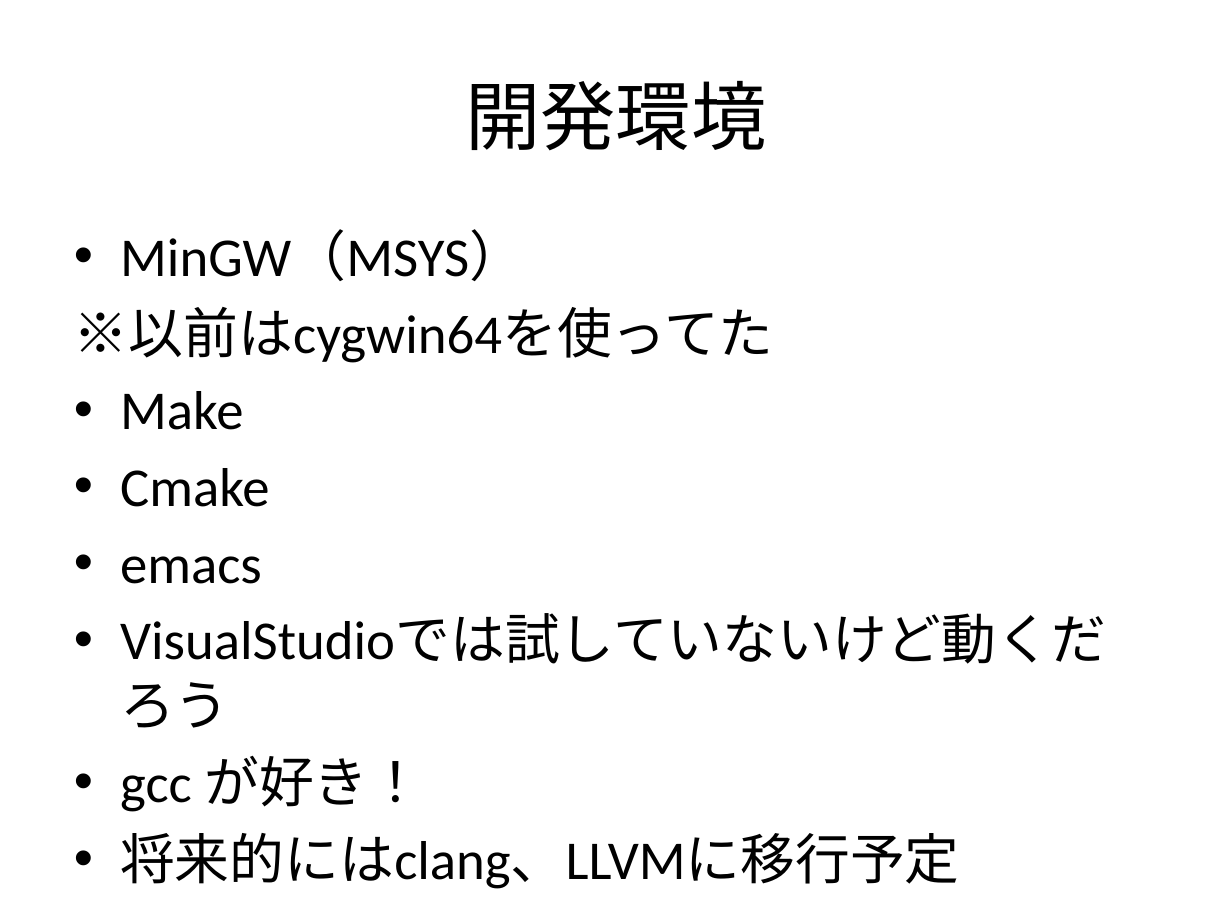
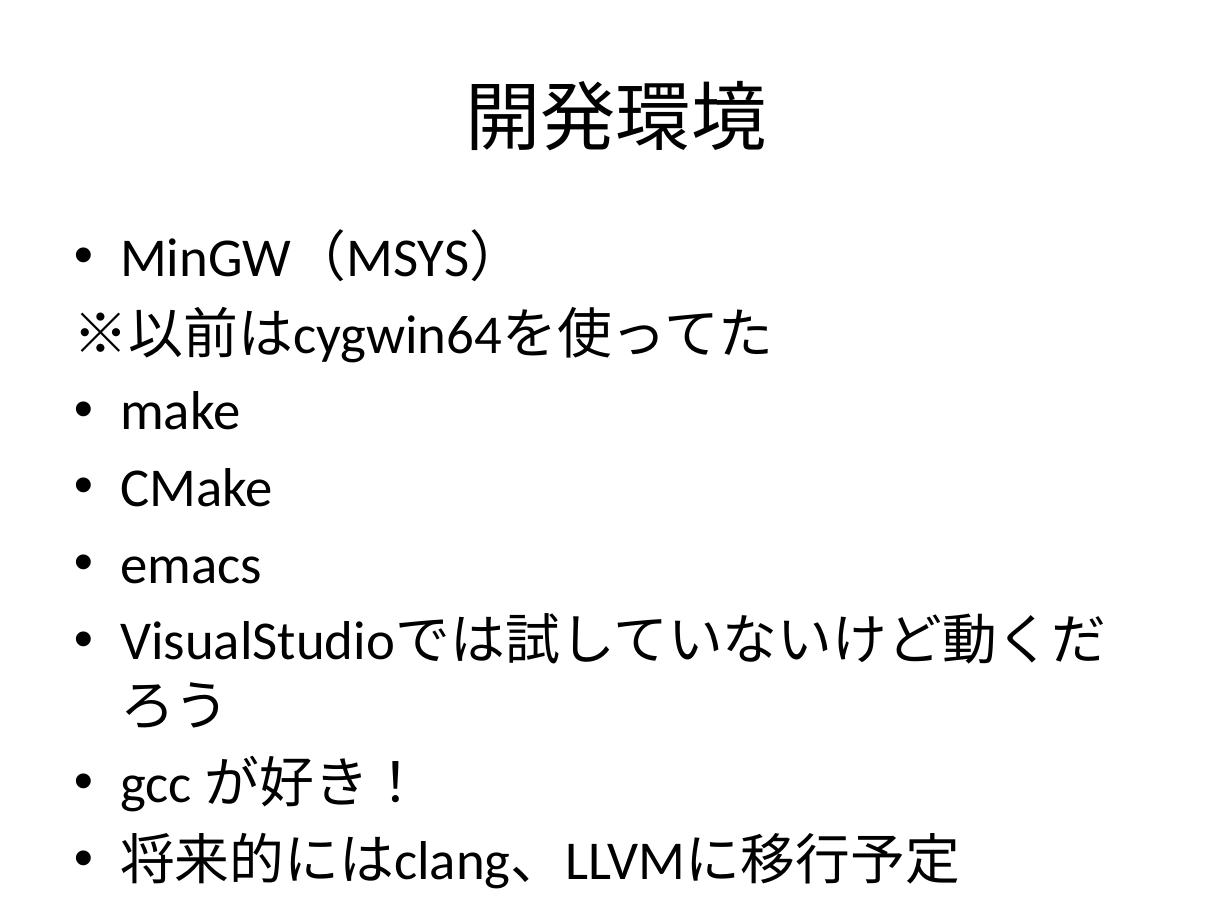
Before and after one commit to hirakuni45/glfw3_app, a slide deck: slide 17 of glfw3_app/docs/GLFW3_OpenGL_GUI.pptx. Drawn at 1232x924 pixels with LibreOffice and Linux fonts; fonts in the diff are those of the drawing. Boxes give left, top, right and bottom in pixels: in the first picture for what was removed or moved away, otherwise in the second. Text is boxed around its words. In the diff, an @@ line names an element or a change of style, - is before the commit and + after.

```diff
--- a/glfw3_app/docs/GLFW3_OpenGL_GUI.pptx
+++ b/glfw3_app/docs/GLFW3_OpenGL_GUI.pptx
@@ text at box(120, 391, 273, 507): text changed @@
-• Make
-• Cmake
+• make
+• CMake
```
Also in this commit, not shown: 3 other slides changed.
